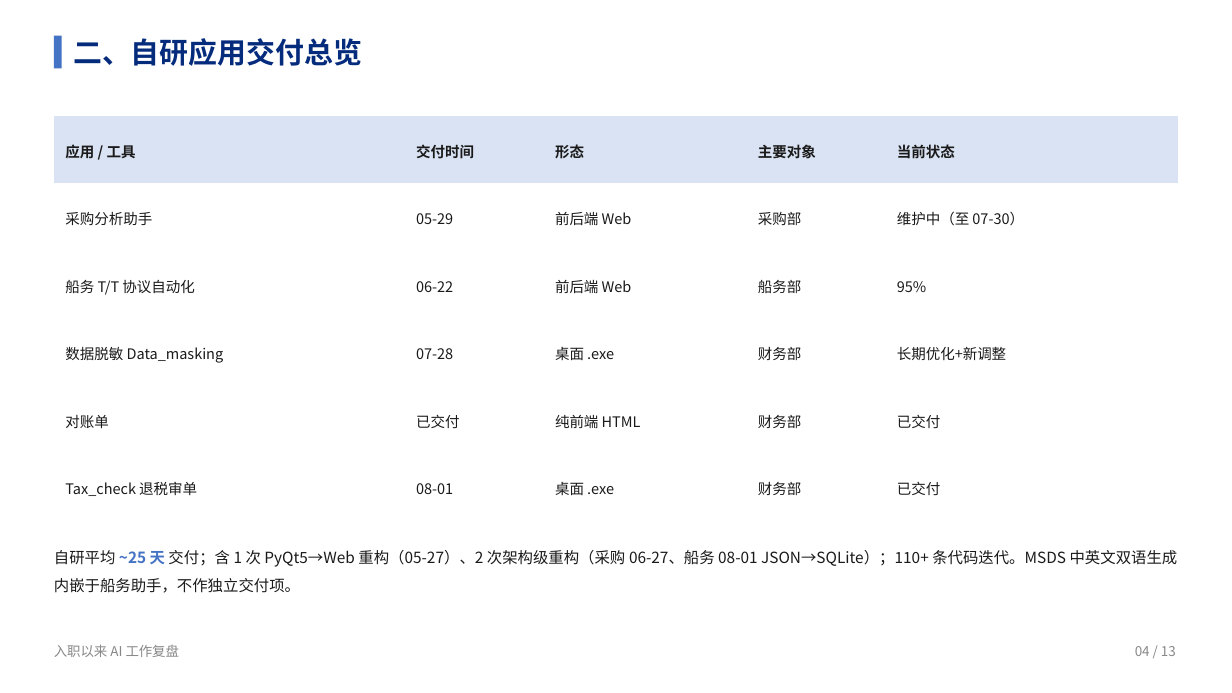
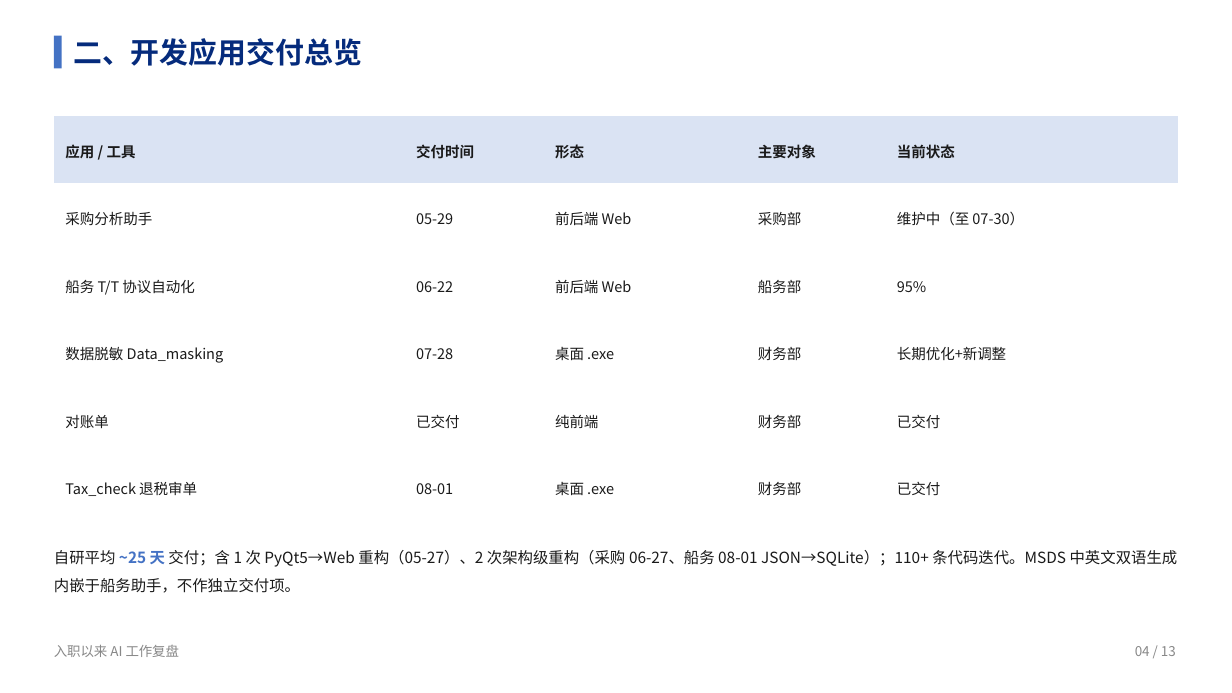
Before and after one commit to liellaaaaa/lw, a slide deck: slide 4 of PPT/入职以来AI工作复盘/入职以来AI工作复盘.pptx. Drawn at 1232x693 pixels with LibreOffice and Linux fonts; fonts in the diff are those of the drawing. Boxes give left, top, right and bottom in pixels: in the first picture for what was removed or moved away, otherwise in the second. Text is boxed around its words. In the diff, an @@ line names an element or a change of style, - is before the commit and + after.

```diff
--- a/PPT/入职以来AI工作复盘/入职以来AI工作复盘.pptx
+++ b/PPT/入职以来AI工作复盘/入职以来AI工作复盘.pptx
@@ text at [73, 38, 362, 66]: text changed @@
-二、自研应用交付总览
+二、开发应用交付总览
@@ table at [54, 116, 1177, 520] @@
-row 5, column 3: 纯前端 HTML
+row 5, column 3: 纯前端
```
Also in this commit, not shown: 3 other slides changed, 1 slide removed, 1 other file.
